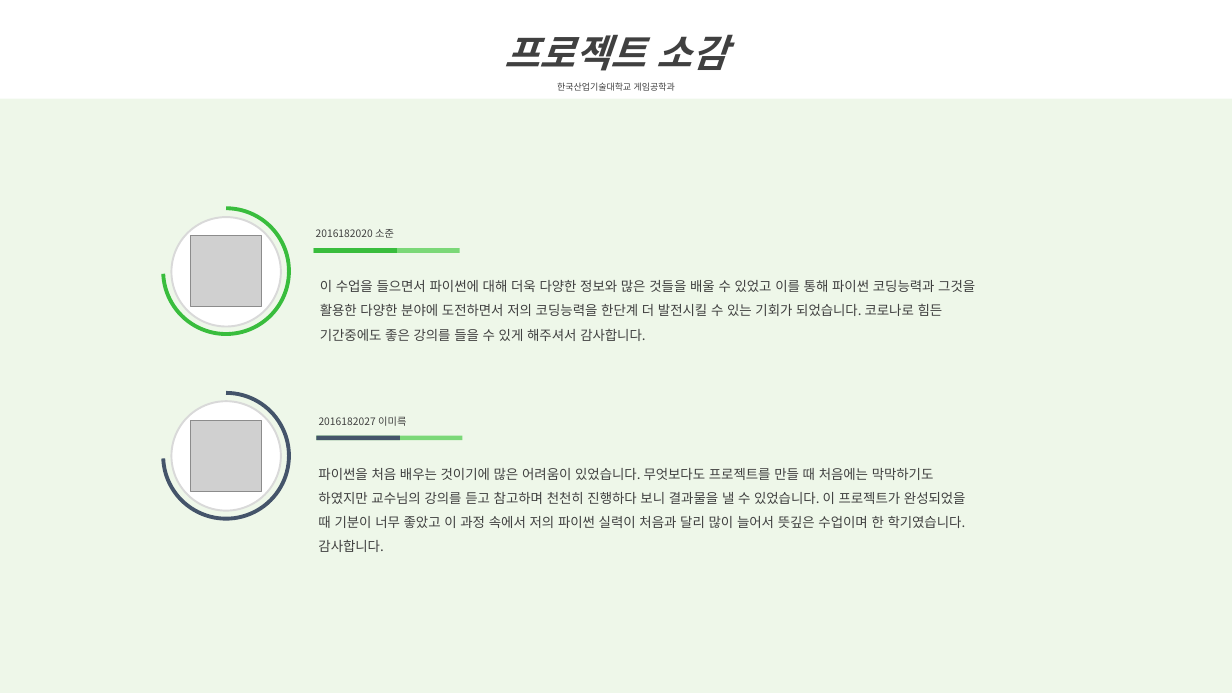
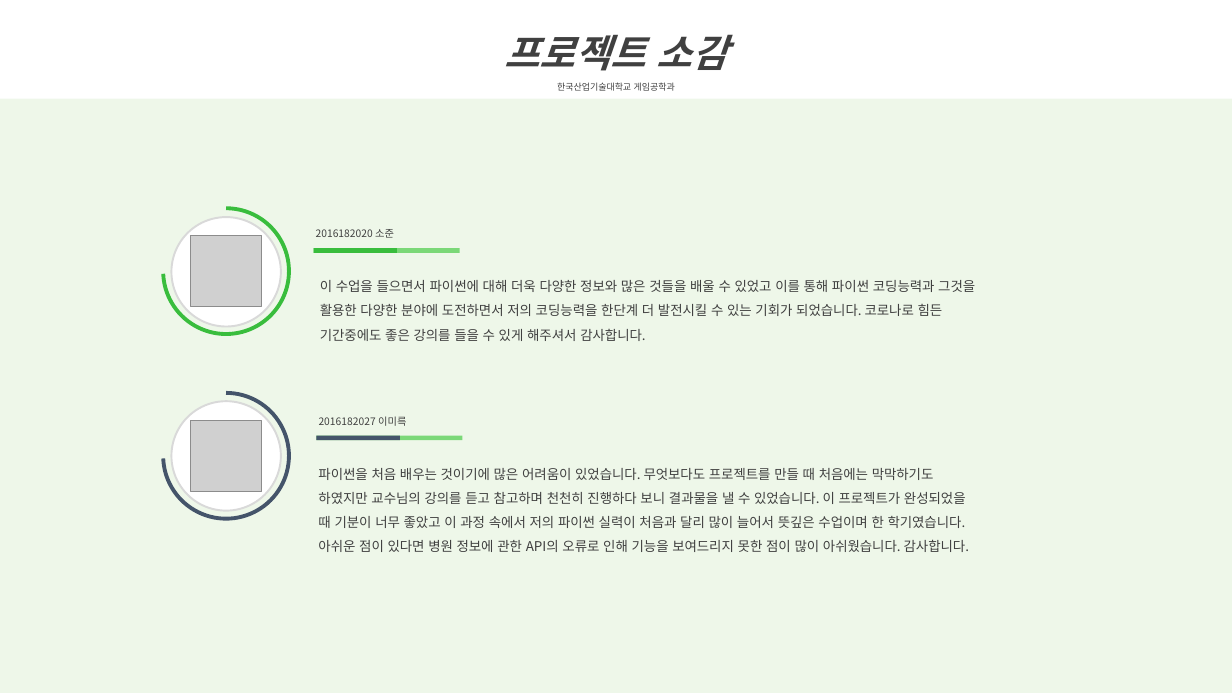
Before and after one commit to LEEMIREUK/ScriptLanguage, a slide deck: slide 14 of 스크립트언어 텀프로젝트 최종 보고서_2016182027.pptx. Drawn at 1232x693 pixels with LibreOffice and Linux fonts; fonts in the diff are those of the drawing; grey boxes stand for pictures. Boxes give left, top, right and bottom in pixels: in the first picture for what was removed or moved away, otherwise in the second. Text is boxed around its words. In the diff, an @@ line names an element or a change of style, - is before the commit and + after.

```diff
--- a/스크립트언어 텀프로젝트 최종 보고서_2016182027.pptx
+++ b/스크립트언어 텀프로젝트 최종 보고서_2016182027.pptx
@@ text at [318,468,969,552]: text changed @@
-파이썬을 처음 배우는 것이기에 많은 어려움이 있었습니다. 무엇보다도 프로젝트를 만들 때 처음에는 막막하기도 하였지만 교수님의 강의를 듣고 참고하며 천천히 진행하다 보니 결과물을 낼 수 있었습니다. 이 프로젝트가 완성되었을 때 기분이 너무 좋았고 이 과정 속에서 저의 파이썬 실력이 처음과 달리 많이 늘어서 뜻깊은 수업이며 한 학기였습니다. 감사합니다.
+파이썬을 처음 배우는 것이기에 많은 어려움이 있었습니다. 무엇보다도 프로젝트를 만들 때 처음에는 막막하기도 하였지만 교수님의 강의를 듣고 참고하며 천천히 진행하다 보니 결과물을 낼 수 있었습니다. 이 프로젝트가 완성되었을 때 기분이 너무 좋았고 이 과정 속에서 저의 파이썬 실력이 처음과 달리 많이 늘어서 뜻깊은 수업이며 한 학기였습니다. 아쉬운 점이 있다면 병원 정보에 관한 API의 오류로 인해 기능을 보여드리지 못한 점이 많이 아쉬웠습니다. 감사합니다.
```
Also in this commit, not shown: 7 other slides changed.
